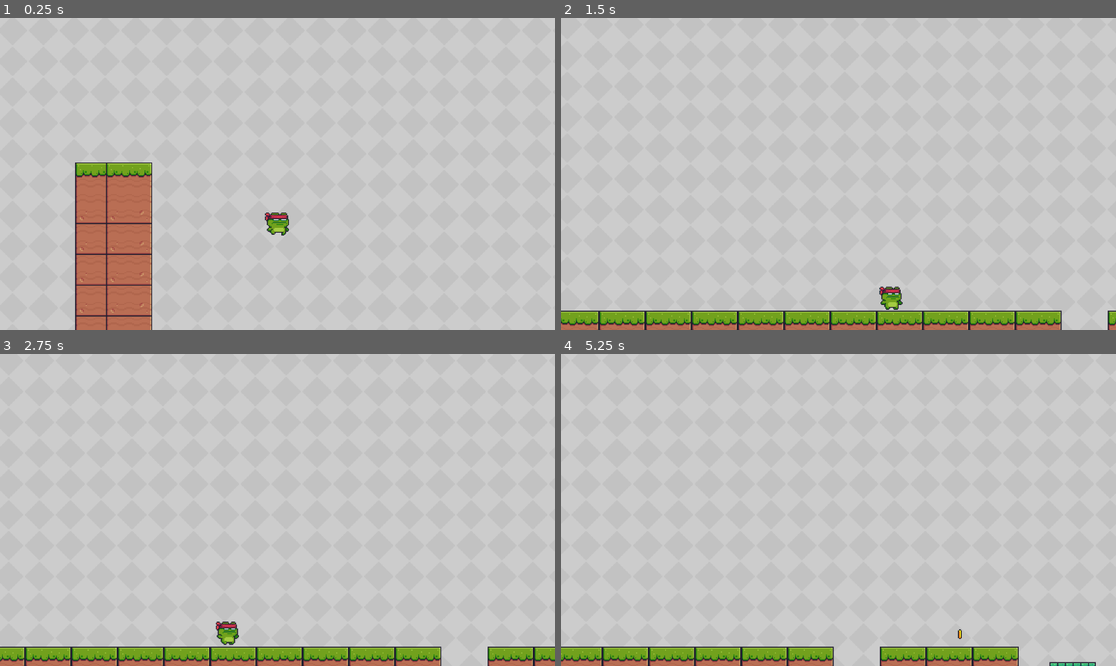
Above: before the commit, frames 1-4 (two rows, left to right).
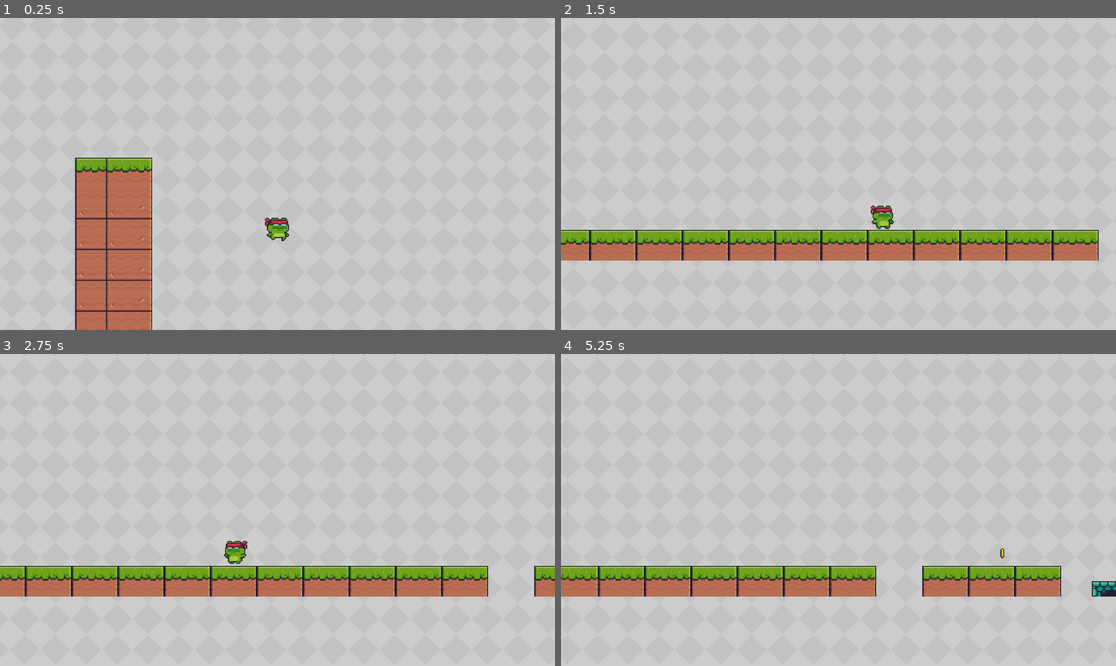
Above: after the commit, the same moments.

Repository: mohamed-ra5a/roly-game
Game: Godot game, scene res://scenes/world.tscn
Two runs of this game, one before a commit and one after it. Both use one fixed random seed, a clock stepped at 60 frames per second and the inputs below.
Inputs (mouse positions are in pixels of both pictures, inside the frame that each line leads up to):
- Up to frame 1 (0.25 s): no input
- Up to frame 2 (1.5 s): tap Enter (ui_accept) at 0.5, 0.77 s; move the mouse to (960, 158) at 0.52 s; hold Right (ui_right) from 0.53 s (still down); tap Alt at 0.6 s; click (960, 158) at 0.67 s; move the mouse to (727, 189) at 1.27 s; tap Shift at 1.35 s
- Up to frame 3 (2.75 s): tap Enter (ui_accept) at 1.52 s; move the mouse to (333, 441) at 2.02 s; release Right (ui_right) at 2.03 s; hold Left (ui_left) from 2.03 s (still down); tap Alt at 2.1 s
- Up to frame 4 (5.25 s): move the mouse to (810, 572) at 2.77 s; release Left (ui_left) at 2.78 s; hold Right (ui_right) 2.78-4.28 s; tap Shift at 2.85, 4.35 s; click (810, 572) at 2.92 s; tap Enter (ui_accept) at 3.02, 3.77, 4.52 s; move the mouse to (1005, 556) at 3.52 s; tap Alt at 3.6, 5.1 s; move the mouse to (672, 463) at 4.27 s; hold Left (ui_left) 4.28-5.03 s; move the mouse to (866, 510) at 5.02 s; hold Right (ui_right) from 5.03 s (still down); click (866, 510) at 5.17 s

The runs differ from the first frame. In frame 1, 1.8% of the frame differs, in the area x 13-53%, y 44-100%; in frame 2, 16%, in the area x 0-100%, y 60-100%; in frame 3, 15%; in frame 4, 13%.

Commit message:
adding some edition on the play animation, and creating the killzone for getting the player back to the starting point while dying

Diff:
--- /dev/null
+++ b/scenes/killyzone.tscn
@@ -0,0 +1,14 @@
+[gd_scene format=3 uid="uid://cndos1yf4ehka"]
+
+[ext_resource type="Script" uid="uid://b03j6kknoob7q" path="res://scripts/killyzone.gd" id="1_ds4uf"]
+
+[node name="Killyzone" type="Area2D" unique_id=273463408]
+collision_mask = 2
+script = ExtResource("1_ds4uf")
+
+[node name="Timer" type="Timer" parent="." unique_id=211337651]
+wait_time = 0.6
+one_shot = true
+
+[connection signal="body_entered" from="." to="." method="_on_body_entered"]
+[connection signal="timeout" from="Timer" to="." method="_on_timer_timeout"]
--- a/scenes/killzone.tscn
+++ /dev/null
@@ -1,14 +0,0 @@
-[gd_scene format=3 uid="uid://jcude452r61c"]
-
-[sub_resource type="GDScript" id="GDScript_csqde"]
-script/source = "extends Area2D
-
-
-func _on_body_entered(body: Node2D) -> void:
-	print(\"You died!\")
-"
-
-[node name="Killzone" type="Area2D" unique_id=1569965869]
-script = SubResource("GDScript_csqde")
-
-[connection signal="body_entered" from="." to="." method="_on_body_entered"]
--- a/scenes/world.tscn
+++ b/scenes/world.tscn
@@ -5,7 +5,7 @@
 [ext_resource type="PackedScene" uid="uid://crdydhe66jvyk" path="res://scenes/player.tscn" id="2_4wyf3"]
 [ext_resource type="Script" uid="uid://b8wnnk5po3gbn" path="res://scripts/player.gd" id="3_4wyf3"]
 [ext_resource type="PackedScene" uid="uid://bnrj8js6c7ukc" path="res://scenes/platform.tscn" id="5_71j4m"]
-[ext_resource type="PackedScene" uid="uid://jcude452r61c" path="res://scenes/killzone.tscn" id="6_qfnet"]
+[ext_resource type="PackedScene" uid="uid://cndos1yf4ehka" path="res://scenes/killyzone.tscn" id="7_4mrxx"]
 [ext_resource type="PackedScene" uid="uid://dx6xg0ao5nkp4" path="res://scenes/coin.tscn" id="7_i7141"]
 
 [sub_resource type="TileSetAtlasSource" id="TileSetAtlasSource_k0juu"]
@@ -582,7 +582,7 @@
 
 [node name="Camera2D2" type="Camera2D" parent="Player" unique_id=307537868]
 zoom = Vector2(2, 2)
-limit_bottom = 216
+limit_bottom = 300
 position_smoothing_enabled = true
 
 [node name="platform" parent="." unique_id=932169122 instance=ExtResource("5_71j4m")]
@@ -753,8 +753,8 @@
 [node name="Coin39" parent="Coins" unique_id=1364323774 instance=ExtResource("7_i7141")]
 position = Vector2(9034, -281)
 
-[node name="Killzone" parent="." unique_id=1582719001 instance=ExtResource("6_qfnet")]
-position = Vector2(172, 263)
-
-[node name="CollisionShape2D" type="CollisionShape2D" parent="Killzone" unique_id=512482113]
-shape = SubResource("WorldBoundaryShape2D_i7141")
+[node name="Killyzone" parent="." unique_id=273463408 instance=ExtResource("7_4mrxx")]
+position = Vector2(211, 233)
+
+[node name="CollisionShape2D" type="CollisionShape2D" parent="Killyzone" unique_id=1171751845]
+shape = SubResource("WorldBoundaryShape2D_7r4gi")
--- /dev/null
+++ b/scripts/killyzone.gd
@@ -0,0 +1,12 @@
+extends Area2D
+
+@onready var timer: Timer = $Timer
+
+
+func _on_body_entered(body: Node2D) -> void:
+	print("You died!")
+	timer.start()
+
+
+func _on_timer_timeout() -> void:
+	get_tree().reload_current_scene()
--- a/scripts/killzone.gd
+++ /dev/null
@@ -1 +0,0 @@
-extends Area2D
--- a/scripts/player.gd
+++ b/scripts/player.gd
@@ -1,29 +1,44 @@
 extends CharacterBody2D
+@onready var animated_sprite: AnimatedSprite2D = $AnimatedSprite2D
 
 
-const SPEED = 300.0
-const JUMP_VELOCITY = -550.0
+const SPEED = 250.0
+const JUMP_VELOCITY = -400.0
+
+# Get the gravity from the project settings to be synced with RigidBody nodes.
+var gravity = ProjectSettings.get_setting("physics/2d/default_gravity")
 
 
-func _physics_process(delta: float) -> void:
+func _physics_process(delta):
 	# Add the gravity.
 	if not is_on_floor():
-		velocity += get_gravity() * delta
+		velocity.y += gravity * delta
 
 	# Handle jump.
 	if Input.is_action_just_pressed("ui_accept") and is_on_floor():
 		velocity.y = JUMP_VELOCITY
 
-	# Get the input direction and handle the movement/deceleration.
-	# As good practice, you should replace UI actions with custom gameplay actions.
-	var direction := Input.get_axis("ui_left", "ui_right")
+	# Get the input direction: -1, 0, 1
+	var direction = Input.get_axis("ui_left", "ui_right")
+
+	# Flip the Sprite
+	if direction > 0:
+		animated_sprite.flip_h = false
+	elif direction < 0:
+		animated_sprite.flip_h = true
+
+	if is_on_floor():
+		if direction == 0:
+			animated_sprite.play("idle")
+		else:
+			animated_sprite.play("run")
+	else:
+		animated_sprite.play("jump")
+
+	# Apply movement
 	if direction:
 		velocity.x = direction * SPEED
 	else:
 		velocity.x = move_toward(velocity.x, 0, SPEED)
 
 	move_and_slide()
-
-
-func _on_killzone_body_entered(body: Node2D) -> void:
-	pass # Replace with function body.
Not shown: 1 places in scenes/world.tscn that only renumber resources
Not shown, added: scripts/killyzone.gd.uid
Not shown, removed: scripts/killzone.gd.uid
